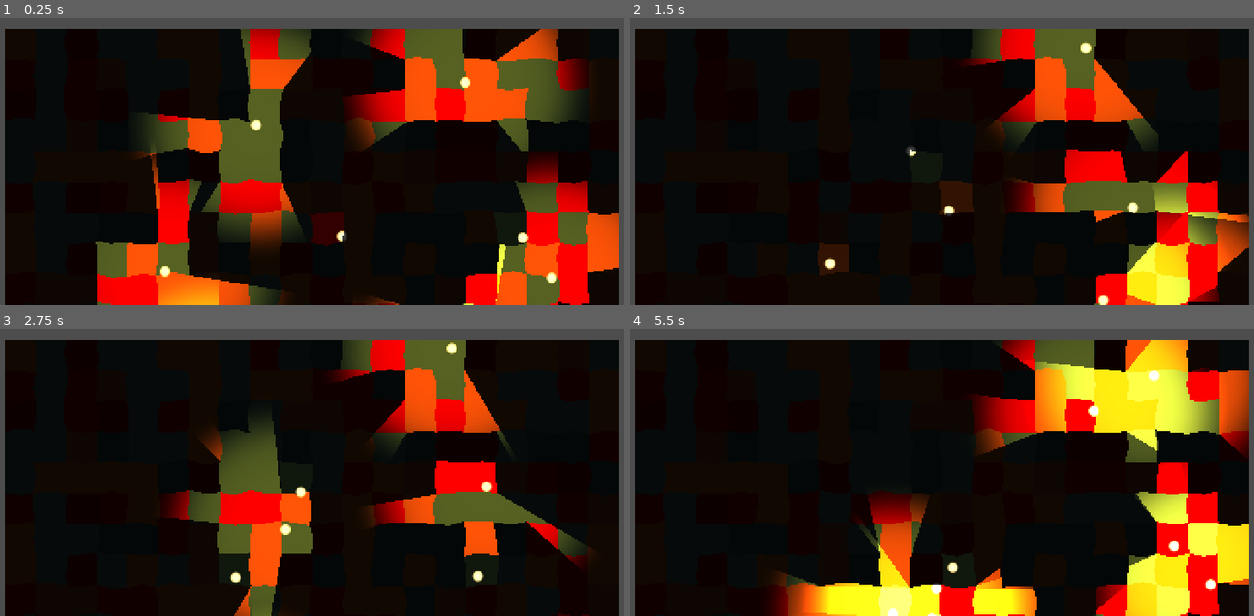
Above: before the commit, frames 1-4 (two rows, left to right).
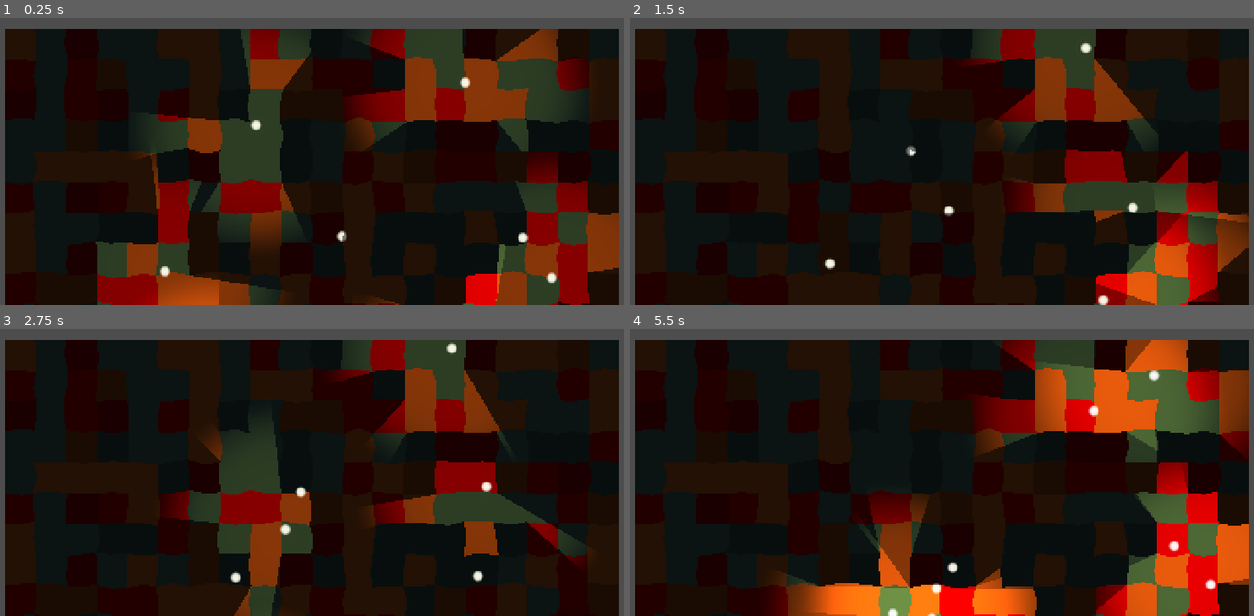
Above: after the commit, the same moments.

Repository: vincent-woelfer/dwarfs-diamonds
Game: Godot game, scene res://scenes/root.tscn
Same seed, same stepped clock (60 frames per second), same inputs: the game is played once before the commit and once after it.
Inputs:
- Up to frame 1 (0.25 s): no input
- Up to frame 2 (1.5 s): hold S (cam_move_down) 0.53-1.28 s; hold Up (ui_up) from 0.53 s (still down); tap A (cam_move_left) at 1.35 s
- Up to frame 3 (2.75 s): keep holding Up (ui_up); hold D (cam_move_right) from 2.03 s (still down)
- Up to frame 4 (5.5 s): keep holding Up (ui_up); release D (cam_move_right) at 2.78 s; tap W (cam_move_up) at 2.85 s; hold S (cam_move_down) 3.53-4.28 s; tap A (cam_move_left) at 4.35 s; hold D (cam_move_right) from 5.03 s (still down)

The runs differ from the first frame. In frame 1, 28% of the frame differs, in the area x 15-100%, y 3-100%; in frame 2, 15%; in frame 3, 15%; in frame 4, 23%.

Commit message:
-- wip --

Diff:
--- a/scenes/root.tscn
+++ b/scenes/root.tscn
@@ -26,7 +26,8 @@
 anchors_preset = 15
 anchor_right = 1.0
 anchor_bottom = 1.0
-offset_right = 1280.0
+offset_left = 646.0
+offset_right = 1276.0
 offset_bottom = 896.0
 grow_horizontal = 2
 grow_vertical = 2
@@ -40,5 +41,6 @@
 render_target_update_mode = 4
 
 [node name="Camera" type="Camera2D" parent="SelectionMaskViewport"]
+visibility_layer = 2
 limit_enabled = false
 script = ExtResource("2_twpsu")
--- a/shaders/post.gdshader
+++ b/shaders/post.gdshader
@@ -1,4 +1,5 @@
 shader_type canvas_item;
+render_mode blend_disabled, unshaded;
 
 // Parameters
 uniform vec4 color_stripe : source_color = vec4(1.0, 0.0, 0.0, 1.0);
@@ -31,6 +32,6 @@
     float stripe = floor(mod(w * divisions, stripe_bias));
     vec4 highlight_color = (stripe < 0.5) ? screen_color : color_stripe;
 
-	COLOR = (highlight) ? highlight_color : screen_color;
+	// COLOR = (highlight) ? highlight_color : screen_color;
     COLOR = mask_color;
 }
--- a/src/Cell.gd
+++ b/src/Cell.gd
@@ -37,14 +37,16 @@
 	background_poly.vertex_colors = _get_cell_colors(background_poly.color)
 
 	# background_poly.material = shader_material.duplicate(true)
+	background_poly.set_visibility_layer_bit(1, true)
+	if self.grid_pos.y > 8:
+		background_poly.set_visibility_layer_bit(1, false)
+		background_poly.set_visibility_layer_bit(2, true)
 
 	# Change light mask if solid (no light passes through)
 	if is_solid:
 		background_poly.light_mask = 0
 
 	add_child(background_poly)
-
-	background_poly.add_to_group("polygons")
 
 	# Light Occluder
 	if is_solid:
--- a/src/Level.gd
+++ b/src/Level.gd
@@ -12,7 +12,6 @@
 func _ready() -> void:
 	# Viewport setup
 	selection_mask_viewport.world_2d = self.get_world_2d()
-
 
 	var mat := ($PostProcessColorRect as ColorRect).material as ShaderMaterial
 	mat.set_shader_parameter("MASK_TEXTURE", buffer_tex)
